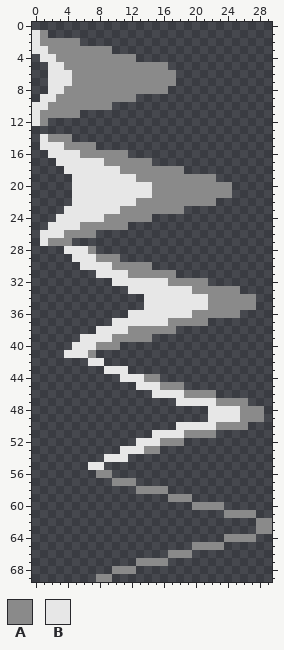
Sprite sheet, stored at Content/Items/Weapons/HandBlades/TetraBladeStrike.png. The picture above is the old version.
The file is 60x140 pixels, drawn in blocks of 2x2; one block is one cell here.
Palette (. is transparent): A #8a8a8a  B #e7e7e7
And afterwards:
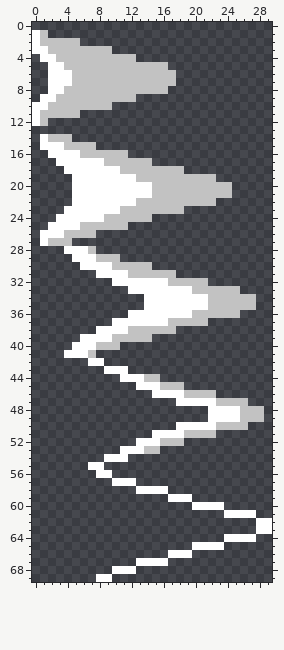
What changed:
colour A: #8a8a8a -> #c2c2c2
colour B: #e7e7e7 -> #ffffff
y 56: x 8..9 AA -> BB
y 57: x 10..12 AAA -> BBB
y 58: x 13..16 AAAA -> BBBB
y 59: x 17..19 AAA -> BBB
y 60: x 20..23 AAAA -> BBBB
y 61: x 24..27 AAAA -> BBBB
y 62..63: x 28..29 AA -> BB
y 64: x 24..27 AAAA -> BBBB
y 65: x 20..23 AAAA -> BBBB
y 66: x 17..19 AAA -> BBB
y 67: x 13..16 AAAA -> BBBB
y 68: x 10..12 AAA -> BBB
y 69: x 8..9 AA -> BB
